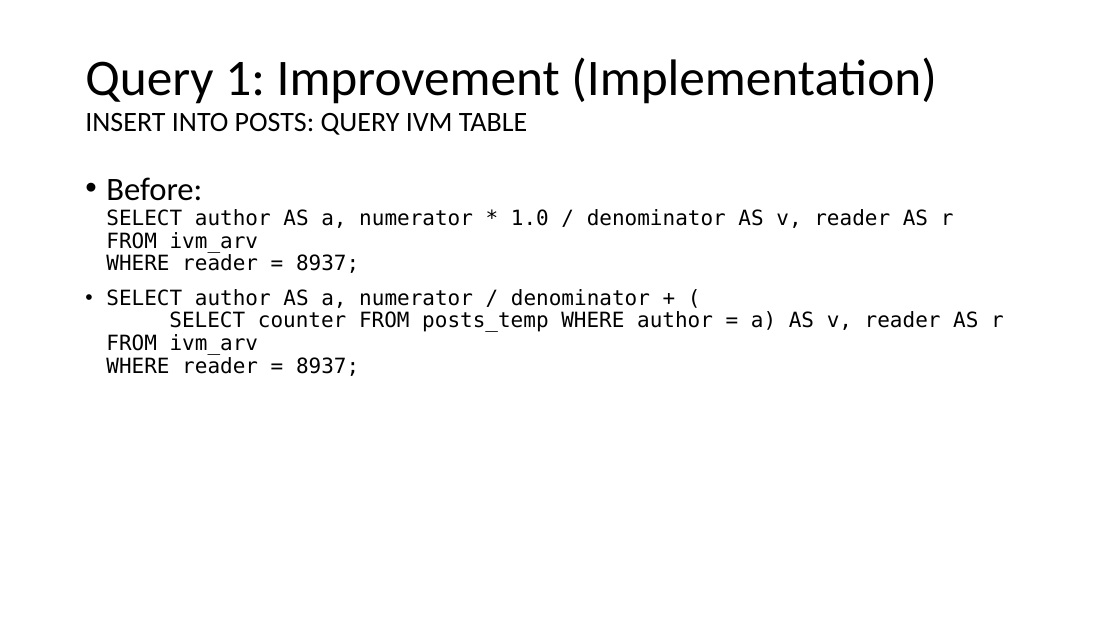
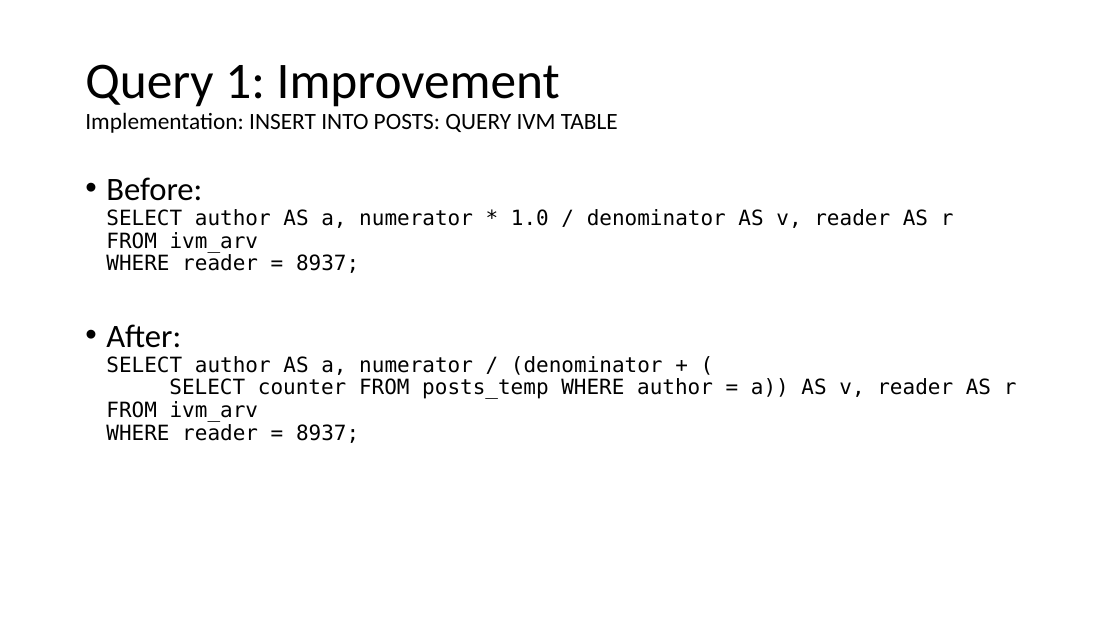
Before and after one commit to matthias-springer/cse190-database-analytics, a slide deck: slide 19 of presentation/presentation.pptx (slide 14 before the commit). Drawn at 1120x630 pixels with LibreOffice and Linux fonts; fonts in the diff are those of the drawing. Boxes give left, top, right and bottom in pixels: in the first picture for what was removed or moved away, otherwise in the second. Text is boxed around its words. In the diff, an @@ line names an element or a change of style, - is before the commit and + after.

```diff
--- a/presentation/presentation.pptx
+++ b/presentation/presentation.pptx
@@ title at <box>85,64,618,133</box>: text changed; size 44 to 20 pt @@
-Query 1: Improvement (Implementation)
-INSERT INTO POSTS: QUERY IVM TABLE
+Query 1: Improvement
+Implementation: INSERT INTO POSTS: QUERY IVM TABLE
@@ text at <box>106,324,1017,443</box>: text changed @@
-• SELECT author AS a, numerator / denominator + (
-  SELECT counter FROM posts_temp WHERE author = a) AS v, reader AS r
-  FROM ivm_arv
-  WHERE reader = 8937;
+• After:
+  SELECT author AS a, numerator / (denominator + (
+  SELECT counter FROM posts_temp WHERE author = a)) AS v, reader AS r
+  FROM ivm_arv
+  WHERE reader = 8937;
```
Also in this commit, not shown: 15 other slides changed, 11 slides added, 2 slides removed.
